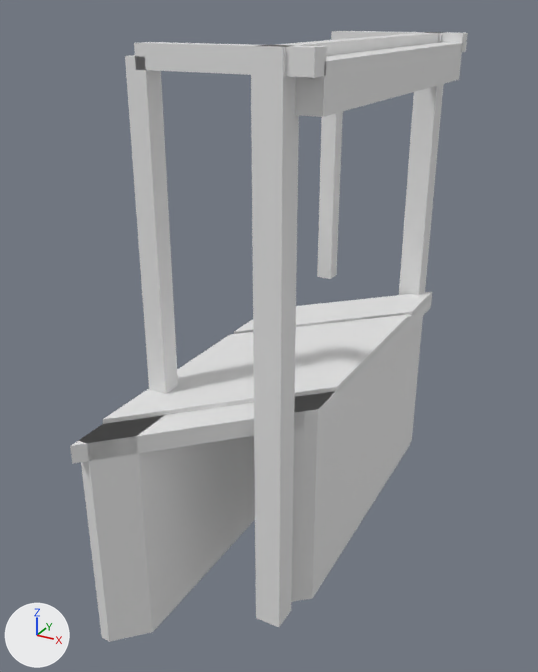
Two versions of the glTF model models/smilde/smilde-veenhoopsbrug/smilde-veenhoopsbrug.glb, one commit apart.
One viewpoint serves both versions: a camera (50 mm lens) standing at (15.0, -29.2, 15.5) and looking at (-0.7, -0.8, 1.3). Arrows for +X, +Y and +Z are at lower left; the lights stay in place. The older version comes first.

In view in the first picture: 'building:balans', 'building:balans 2', 'building:contragewicht', 'building:hamei', 'building:hamei 2', 'building:hangstang', 'building:hangstang 2', 'building:portaal', 'road:dek', 'road:fietspad', 'road:landhoofd (aangenomen)', 'road:landhoofd (aangenomen) 2', 'road:rijbaan regionale weg'.
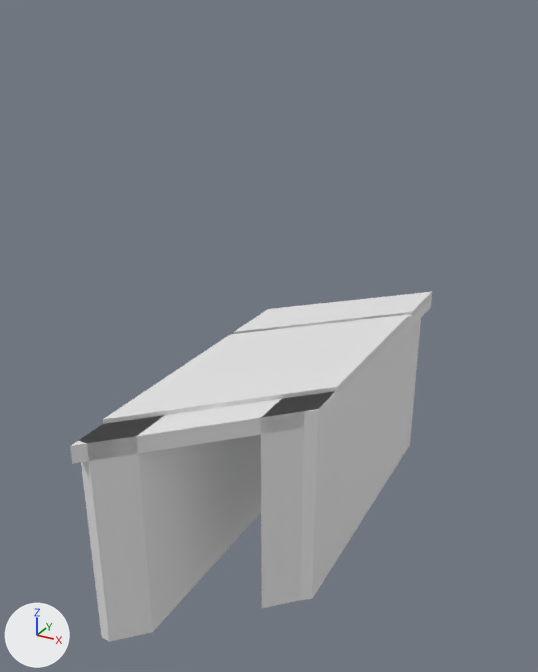
Pixel boxes (x1, y1, x2, y2) of what changed, in the pictures (538 x 672 px):
'building:hamei 2', deleted: before (251, 45, 300, 627)
'building:hangstang 2', deleted: before (125, 55, 178, 394)
'building:contragewicht', deleted: before (295, 43, 463, 117)
'building:hamei', deleted: before (399, 32, 447, 442)
'building:balans 2', deleted: before (134, 42, 327, 78)
'building:hangstang', deleted: before (317, 40, 343, 279)
'building:portaal', deleted: before (265, 32, 438, 56)
'building:balans', deleted: before (331, 31, 468, 52)

Patch to the scene script:
```diff
--- a/models/smilde/smilde-veenhoopsbrug/smilde-veenhoopsbrug.glb.py
+++ b/models/smilde/smilde-veenhoopsbrug/smilde-veenhoopsbrug.glb.py
@@ ob_building_hamei @@
-ob_building_hamei = bpy.data.objects.new('building:hamei', me_hamei)
-ob_building_hamei.location = (0.0, 0.0, 0.0)
@@ ob_building_hamei_2 @@
-ob_building_hamei_2 = bpy.data.objects.new('building:hamei 2', me_hamei_2)
-ob_building_hamei_2.location = (0.0, 0.0, 0.0)
@@ ob_building_portaal @@
-ob_building_portaal = bpy.data.objects.new('building:portaal', me_portaal)
-ob_building_portaal.location = (0.0, 0.0, 0.0)
@@ ob_building_balans @@
-ob_building_balans = bpy.data.objects.new('building:balans', me_balans)
-ob_building_balans.location = (0.0, 0.0, 0.0)
@@ ob_building_hangstang @@
-ob_building_hangstang = bpy.data.objects.new('building:hangstang', me_hangstang)
-ob_building_hangstang.location = (0.0, 0.0, 0.0)
@@ ob_building_balans_2 @@
-ob_building_balans_2 = bpy.data.objects.new('building:balans 2', me_balans_2)
-ob_building_balans_2.location = (0.0, 0.0, 0.0)
@@ ob_building_hangstang_2 @@
-ob_building_hangstang_2 = bpy.data.objects.new('building:hangstang 2', me_hangstang_2)
-ob_building_hangstang_2.location = (0.0, 0.0, 0.0)
@@ ob_building_contragewicht @@
-ob_building_contragewicht = bpy.data.objects.new('building:contragewicht', me_contragewicht)
-ob_building_contragewicht.location = (0.0, 0.0, 0.0)
```
